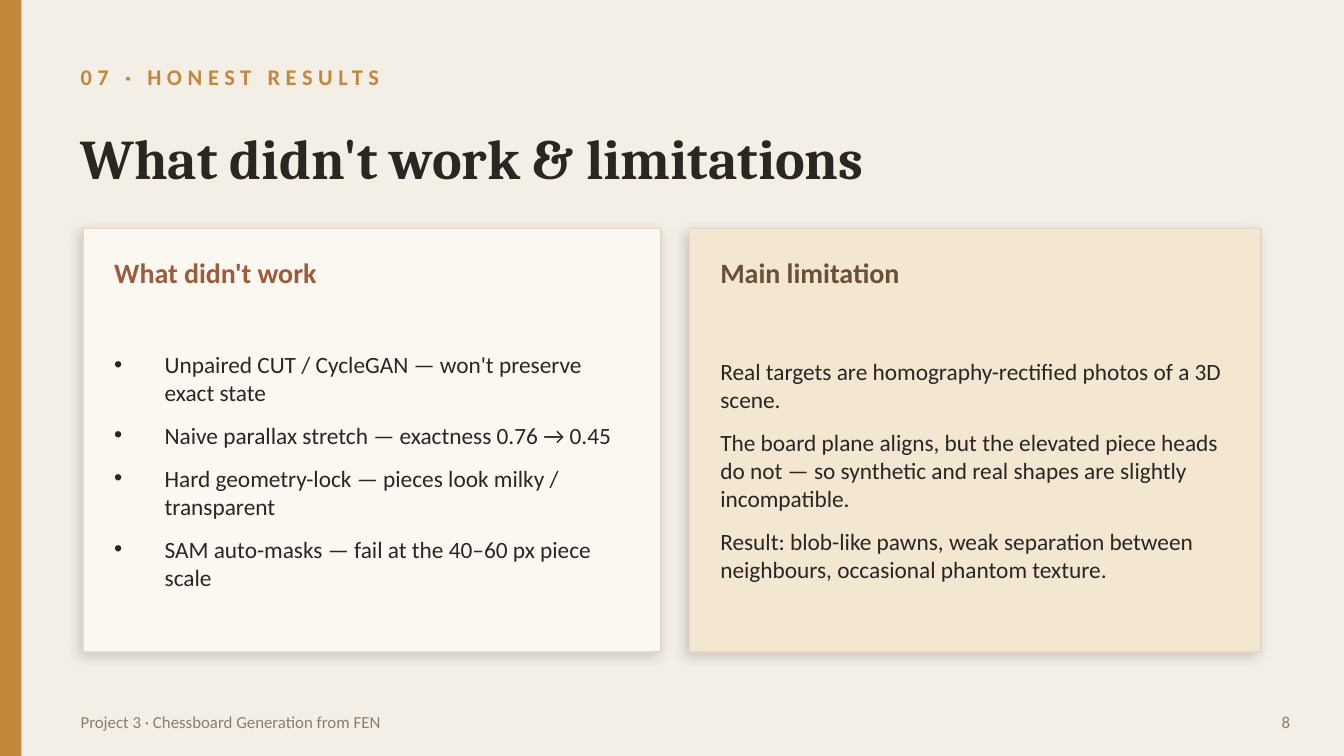
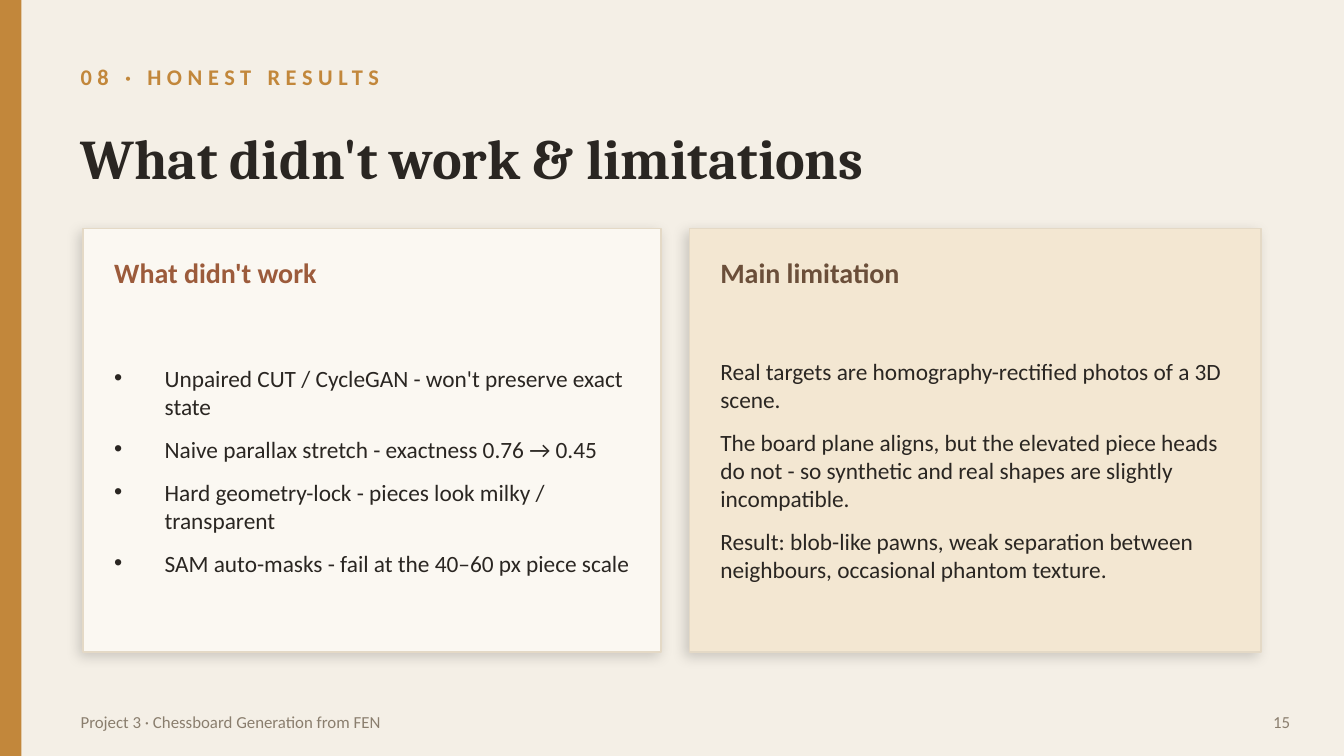
Before and after one commit to TalPodgor/DL_Project3, a slide deck: slide 15 of submission/project3_presentation.pptx (slide 8 before the commit). Drawn at 1344x756 pixels with LibreOffice and Linux fonts; fonts in the diff are those of the drawing. Boxes give left, top, right and bottom in pixels: in the first picture for what was removed or moved away, otherwise in the second. Text is boxed around its words. In the diff, an @@ line names an element or a change of style, - is before the commit and + after.

```diff
--- a/submission/project3_presentation.pptx
+++ b/submission/project3_presentation.pptx
@@ text at bbox=[81, 56, 1156, 97]: text changed @@
-07 · HONEST RESULTS
+08 · HONEST RESULTS
@@ text at bbox=[165, 370, 629, 576]: text changed @@
-• Unpaired CUT / CycleGAN — won't preserve exact state
-• Naive parallax stretch — exactness 0.76 → 0.45
-• Hard geometry-lock — pieces look milky / transparent
-• SAM auto-masks — fail at the 40–60 px piece scale
+• Unpaired CUT / CycleGAN - won't preserve exact state
+• Naive parallax stretch - exactness 0.76 → 0.45
+• Hard geometry-lock - pieces look milky / transparent
+• SAM auto-masks - fail at the 40–60 px piece scale
@@ text at bbox=[720, 434, 1217, 511]: text changed @@
-The board plane aligns, but the elevated piece heads do not — so synthetic and real shapes are slightly incompatible.
+The board plane aligns, but the elevated piece heads do not - so synthetic and real shapes are slightly incompatible.
@@ text at bbox=[1273, 717, 1290, 728]: text changed @@
-8
+15
```
Also in this commit, not shown: 7 other slides changed, 7 slides added, 10 other files.
